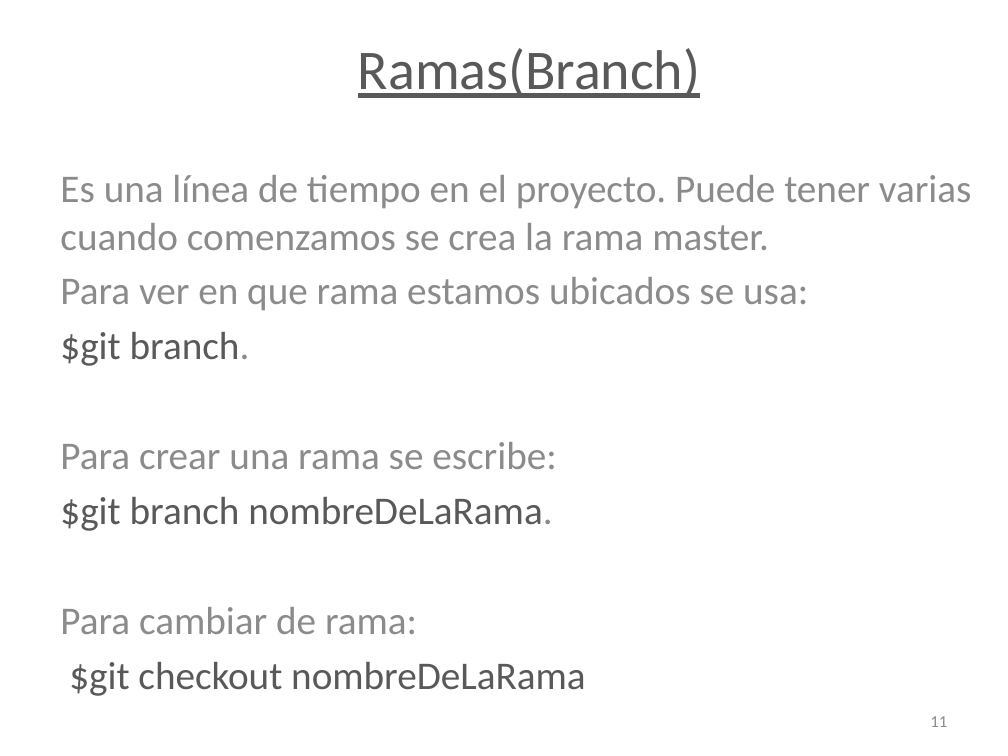
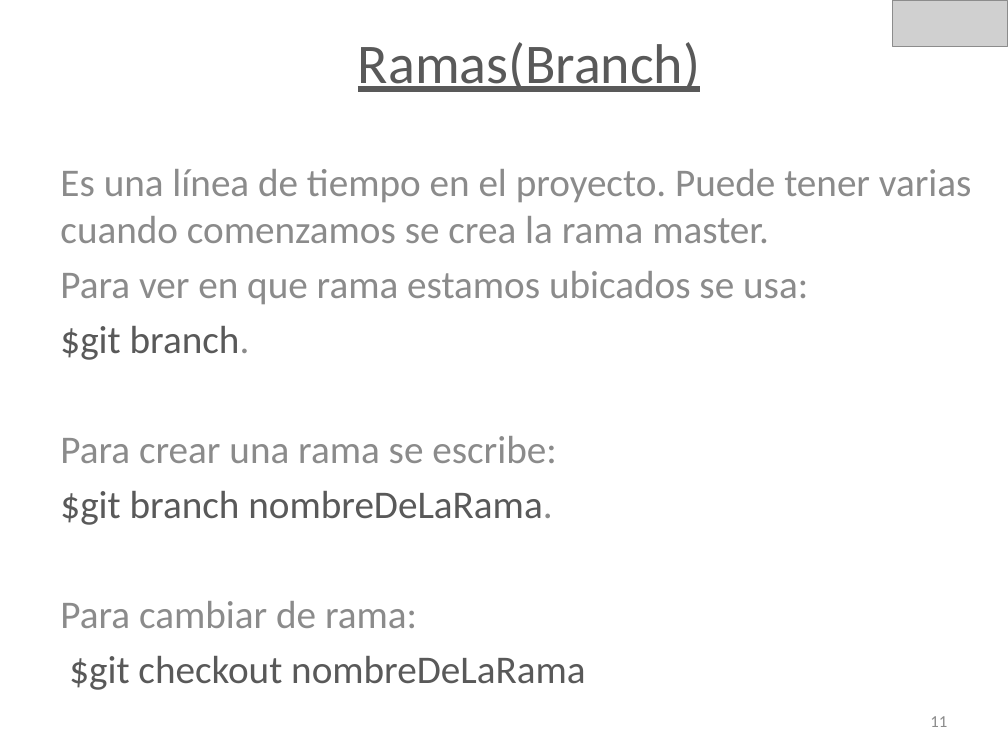
Before and after one commit to juanjomac/Profesorado, a slide deck: slide 11 of Sistema de Control de Versión Git.pptx. Drawn at 1008x756 pixels with LibreOffice and Linux fonts; fonts in the diff are those of the drawing; grey boxes stand for pictures. Boxes give left, top, right and bottom in pixels: in the first picture for what was removed or moved away, otherwise in the second. Text is boxed around its words. In the diff, an @@ line names an element or a change of style, - is before the commit and + after.

```diff
--- a/Sistema de Control de Versión Git.pptx
+++ b/Sistema de Control de Versión Git.pptx
@@ text "Ramas(Branch)": place and size @@
-text "Ramas(Branch)" at box(60, 48, 972, 696)
+text "Ramas(Branch)" at box(60, 42, 972, 690)
@@ picture added at box(893, 0, 1008, 46) @@
```
Also in this commit, not shown: 13 other slides changed, 1 slide added.
